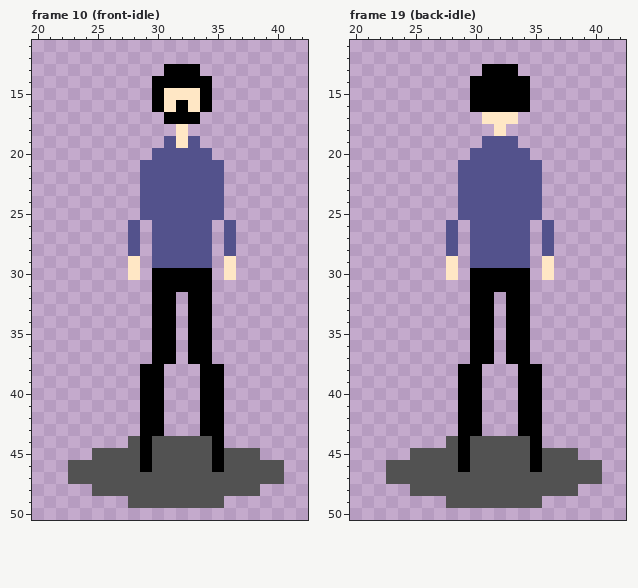
Two states of a pixel-art file, Concept/player.aseprite. The picture above was drawn from the file before the commit.
64x64 pixels, 25 frames. Shown: frame 10 (front-idle): x 20..42, y 11..50; frame 19 (back-idle): x 20..42, y 11..50. The commit also changed other frames, which this record leaves out.
And afterwards:
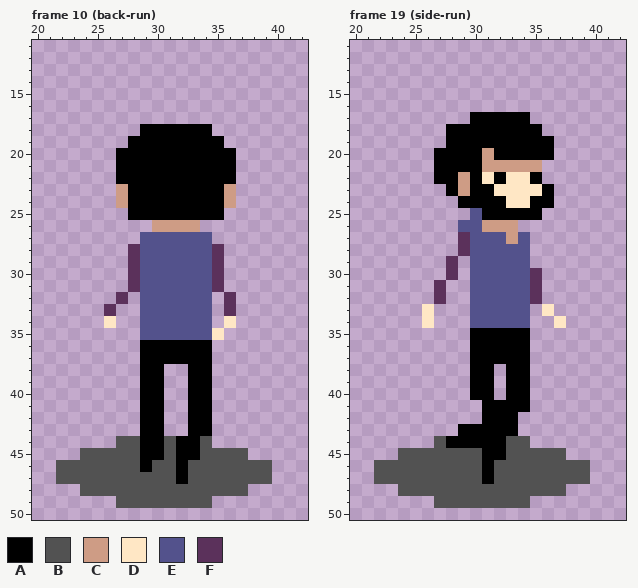
Palette (. is transparent): A #000000  B #525252  C #ce9c85  D #ffe7c5  E #53528c  F #5b315b
Diff:
layer "shadow" now hidden
layer "new shadow" added
layer "player" now hidden
layer "Layer 1" added
Changed rows in their new state; - is an unchanged pixel.
Frame 10 (back-run):
first column x 22:
13 ---------...-------
14 --------.....------
15 --------.....------
16 --------.....------
17 ---------...-------
18 -------AAAAAA------
19 ------AAAAAAAA-----
20 -----AAAAAAAAAA----
21 -----AAAAAAAAAA----
22 -----AAAAAAAAAA----
23 -----CAAAAAAAAC----
24 -----CAAAAAAAAC----
25 ------AAAAAAAA-----
26 ------.-CCCC.-.----
27 ------.E------.----
28 ------FE-----F.----
29 ------FE-----F.----
30 ------FEEEEEEF.----
31 ------FEEEEEEF-----
32 -----F-EEEEEE-F----
33 ----F--EEEEEE-F----
34 ----D--EEEEEE-D----
35 -------EEEEEED-----
36 -------A--A--------
37 -------A--A--------
38 -----------A-.-----
39 -----------A-.-----
40 -----------A-.-----
41 -----------A-.-----
42 -----------A-.-----
43 -----------A-.-----
44 -----B--A-AA-.-----
45 --B-----A-AA-B--.--
46 B---------A--B----.
47 B---------A-------.
48 --B-------------.--
49 -----B-------.-----
Frame 19 (side-run):
first column x 22:
13 ---------...-------
14 --------.....------
15 --------.....------
16 --------.....------
17 --------AAAAA------
18 ------AAAAAAAA-----
19 ------AAAAAAAAA----
20 -----AAAACAAAAA----
21 -----AAAACCCCC-----
22 -----AACADADDA-----
23 ------ACAADDDDA----
24 -------AAAADDAA----
25 -------.-AAAAA-----
26 ------.E-CCC.-.----
27 ------.F---C--.----
28 ------.F------.----
29 ------F-------.----
30 ------F-EEEEEF.----
31 -----F--EEEEEF-----
32 -----F--EEEEEF-----
33 ----D---EEEEE-D----
34 ----D---EEEEE--D---
35 ----------A--------
36 ----------A--------
37 ----------A--------
38 -------.-A-A-.-----
39 -------.-A-A-.-----
40 -------.-A-A-.-----
41 -------..AAA-.-----
42 -------..AAA..-----
43 ---------AAA..-----
44 -----BA-AAA--.-----
45 --B----B-AA--B--.--
46 B------B-A---B----.
47 B--------A--------.
48 --B-------------.--
49 -----B-------.-----
